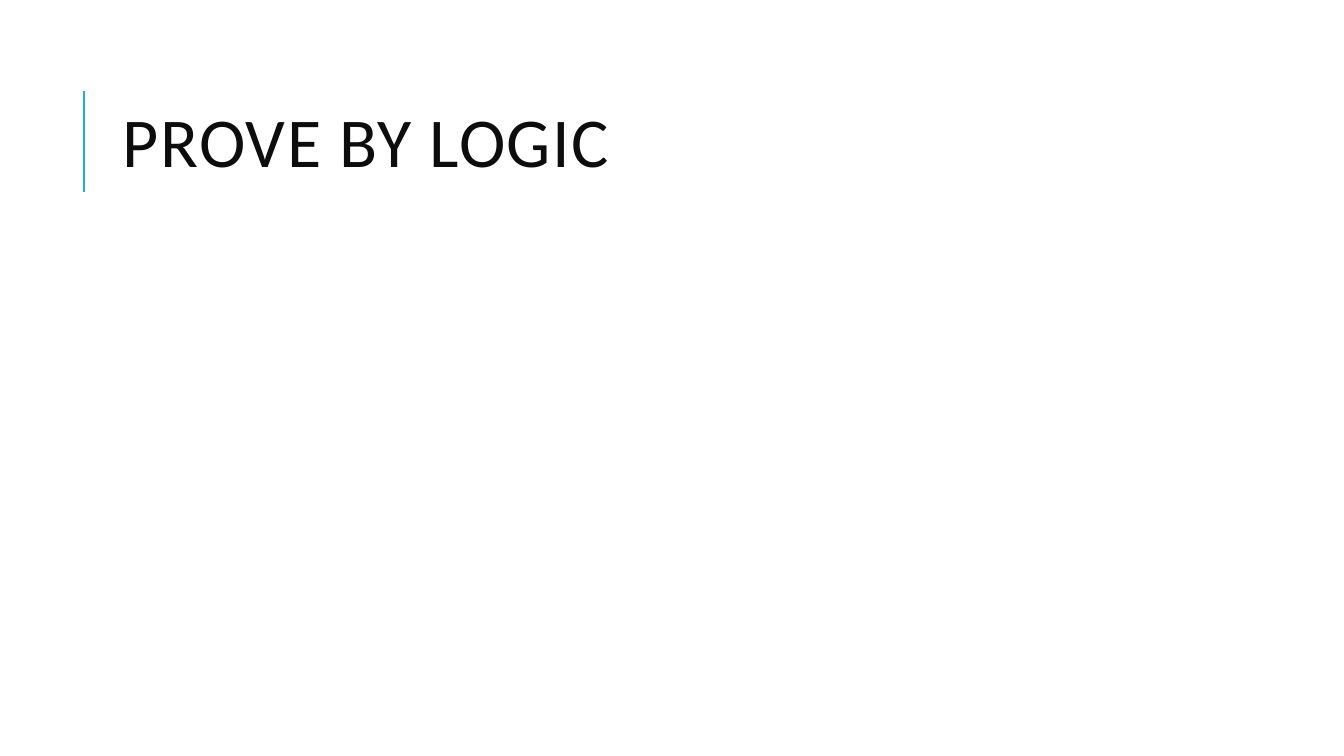
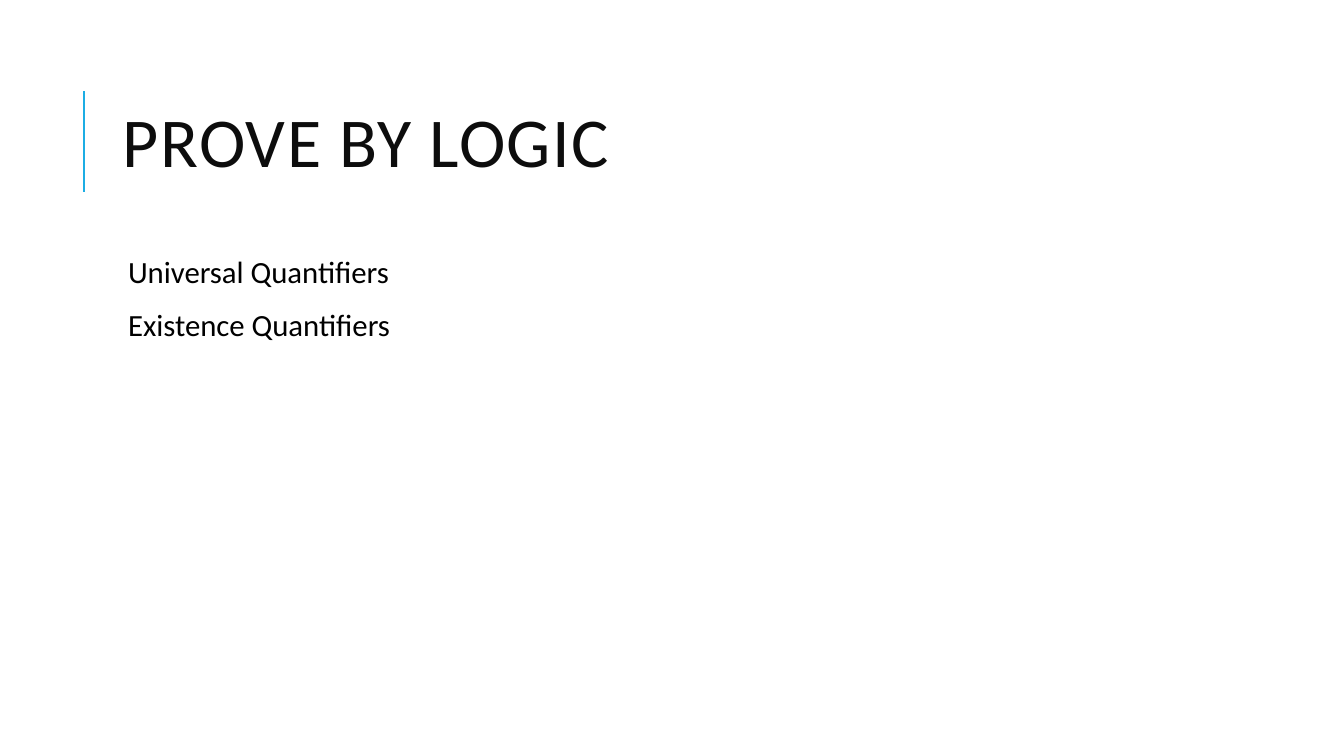
Before and after one commit to Yu-Misaka/minicourse, a slide deck: slide 9 of Slides/Lecture 2.pptx (slide 6 before the commit). Drawn at 1344x756 pixels with LibreOffice and Linux fonts; fonts in the diff are those of the drawing. Boxes give left, top, right and bottom in pixels: in the first picture for what was removed or moved away, otherwise in the second. Text is boxed around its words. In the diff, an @@ line names an element or a change of style, - is before the commit and + after.

```diff
--- a/Slides/Lecture 2.pptx
+++ b/Slides/Lecture 2.pptx
@@ text added at (128, 261, 390, 340), 22 pt, text #000000 @@
+  Universal Quantifiers
+  Existence Quantifiers
```
Also in this commit, not shown: 1 other slide changed, 3 slides added.
